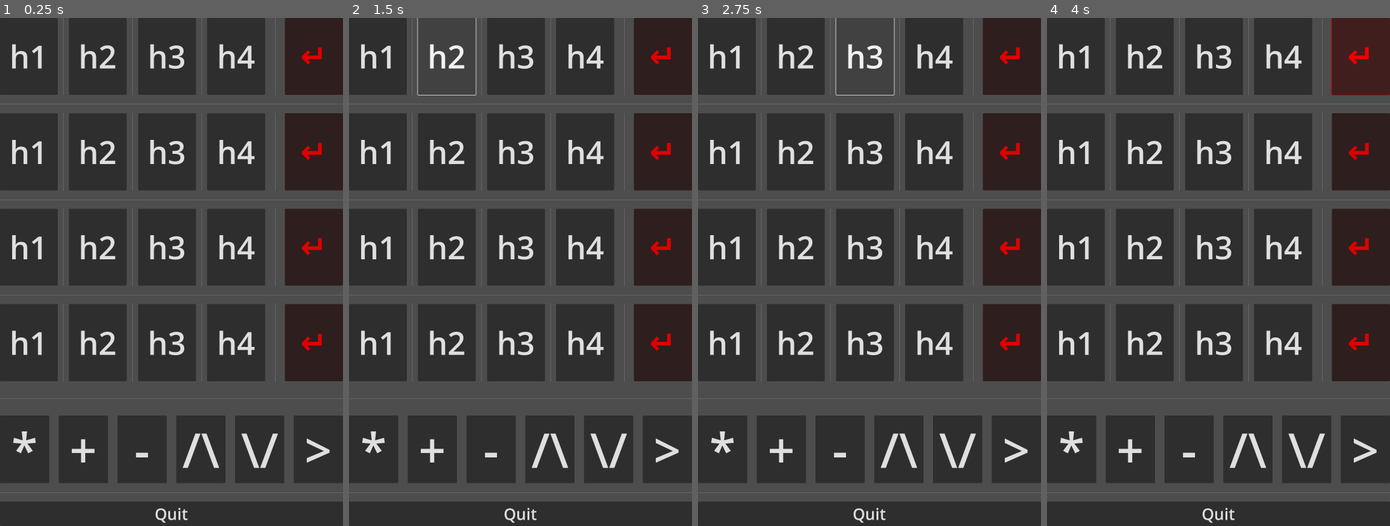
Above: before the commit, frames 1-4 (left to right).
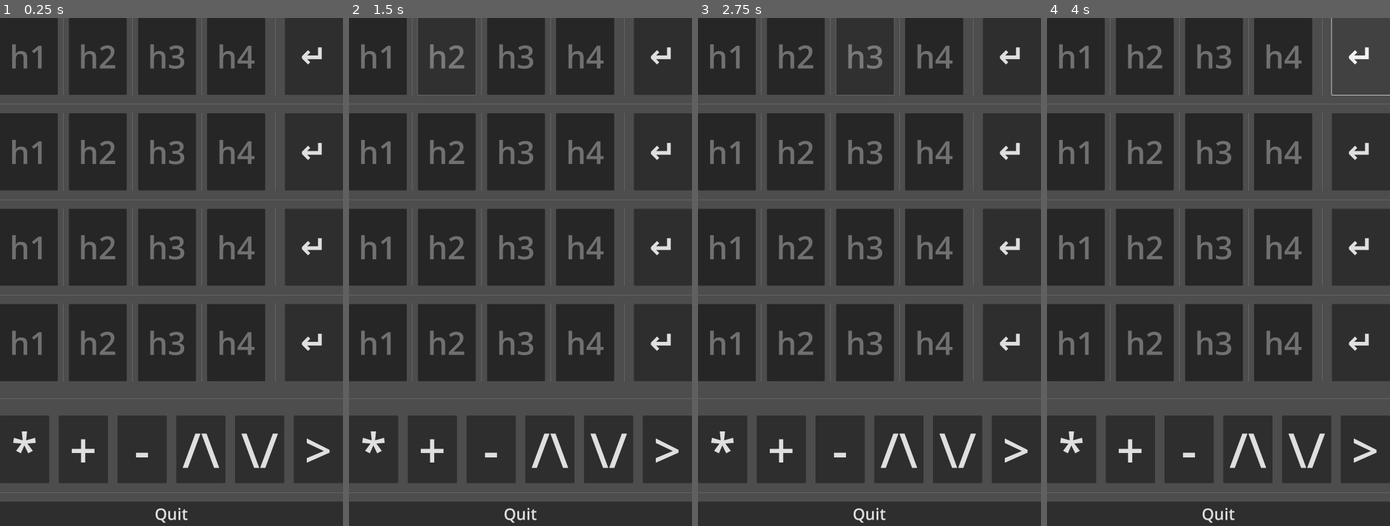
Above: after the commit, the same moments.

Repository: LibreTactile/light-launcher
Game: Godot game, scene res://scenes/home.tscn
Same seed, same stepped clock (60 frames per second), same inputs: the game is played once before the commit and once after it.
Inputs:
- Up to frame 1 (0.25 s): no input
- Up to frame 2 (1.5 s): click "h1" at 0.5 s; click "h2" at 1.25 s
- Up to frame 3 (2.75 s): click "h3" at 2 s
- Up to frame 4 (4 s): click "h4" at 2.75 s; click "↵" at 3.5 s

The runs differ from the first frame. In frame 1, 3.7% of the frame differs, in the area x 3-94%, y 5-67%; in frame 2, 3.9%; in frame 3, 3.9%; in frame 4, 6.2%, in the area x 3-100%, y 0-67%.

Commit message:
[feat] PULSATING vibration state for row elements

Diff:
--- a/scenes/prefabs/TOMAT_UIelement_row.tscn
+++ b/scenes/prefabs/TOMAT_UIelement_row.tscn
@@ -11,6 +11,7 @@
 size_flags_horizontal = 3
 theme_override_font_sizes/font_size = 100
 text = "h1"
+script = ExtResource("1_smu3l")
 
 [node name="VSeparator2" type="VSeparator" parent="."]
 layout_mode = 2
@@ -23,6 +24,7 @@
 size_flags_horizontal = 3
 theme_override_font_sizes/font_size = 100
 text = "h2"
+script = ExtResource("1_smu3l")
 
 [node name="VSeparator3" type="VSeparator" parent="."]
 layout_mode = 2
@@ -35,6 +37,7 @@
 size_flags_horizontal = 3
 theme_override_font_sizes/font_size = 100
 text = "h3"
+script = ExtResource("1_smu3l")
 
 [node name="VSeparator4" type="VSeparator" parent="."]
 layout_mode = 2
@@ -47,6 +50,7 @@
 size_flags_horizontal = 3
 theme_override_font_sizes/font_size = 100
 text = "h4"
+script = ExtResource("1_smu3l")
 
 [node name="VSeparator" type="VSeparator" parent="."]
 layout_mode = 2
@@ -59,4 +63,3 @@
 size_flags_horizontal = 3
 theme_override_font_sizes/font_size = 100
 text = "↵"
-script = ExtResource("1_smu3l")
--- a/scripts/btn_rowElement.gd
+++ b/scripts/btn_rowElement.gd
@@ -4,12 +4,16 @@
 enum ButtonState {INACTIVE, ACTIVE, PULSATING}
 
 # Button properties
-var button_state = ButtonState.PULSATING
+var button_state = ButtonState.INACTIVE
 var is_vibrating = false
+var is_pulsating = false
 var vibration_timer = null
 var pulse_on_time = 0.2
-var pulse_off_time = 0.5
+var pulse_off_time = 0.2
 var active_touches = {}  # Track all active touches and their inside status
+var current_pulse_cycle = 0.0
+var total_pulse_duration = 0.0
+
 # Called when the node enters the scene tree for the first time
 func _ready():
 	vibration_timer = Timer.new()
@@ -57,23 +61,35 @@
 	else:
 		_stop_vibration()
 
-# Trigger vibration based on button state
-func _trigger_vibration():
-	is_vibrating = true
-	match button_state:
-		ButtonState.ACTIVE:
-			start_continuous_vibration(50, 50,1.0)
-		ButtonState.INACTIVE:
-			pass
-		ButtonState.PULSATING:
-			start_pulsating_vibration()
-
 # Start continuous vibration pattern
-func start_continuous_vibration(duration_ms, interval_ms,amplitude):
+func start_continuous_vibration(duration_ms, interval_ms, amplitude):
 	if vibration_timer.is_stopped():
 		vibration_timer.wait_time = interval_ms / 1000.0
 		vibration_timer.start()
-	Input.vibrate_handheld(duration_ms,amplitude)
+	Input.vibrate_handheld(duration_ms, amplitude)
+
+# Start pulsating vibration with specific behavior
+func start_pulsating_vibration():
+	is_vibrating = true
+	is_pulsating = true
+	current_pulse_cycle = 0.0
+	total_pulse_duration = 0.0
+
+	# Initial vibration
+	_pulse_vibrate()
+
+	# Start timer to manage pulse cycles
+	vibration_timer.wait_time = 0.05  # Check every 50ms
+	vibration_timer.start()
+
+# Pulse vibration function
+func _pulse_vibrate():
+	# Vibrate for short duration (50ms)
+	Input.vibrate_handheld(50)
+
+# Helper function for float comparison
+func _is_approx_zero(value: float) -> bool:
+	return abs(value) < 0.001
 
 # Handle vibration timer timeout
 func _on_vibration_timer_timeout():
@@ -82,34 +98,60 @@
 
 	match button_state:
 		ButtonState.ACTIVE:
-			start_continuous_vibration(50, 50,1.0)
+			# Continuous vibration - just keep vibrating every interval
+			Input.vibrate_handheld(50, 1.0)
+			vibration_timer.start()  # Restart timer immediately
+
 		ButtonState.INACTIVE:
 			pass
+
 		ButtonState.PULSATING:
-			# Existing pulsating logic
-			if is_vibrating:
-				Input.vibrate_handheld(300)
-				vibration_timer.wait_time = pulse_on_time
+			# Pulsating behavior remains unchanged
+			if _is_approx_zero(current_pulse_cycle) or fmod(current_pulse_cycle, 0.05) < 0.001:
+				_pulse_vibrate()
+
+			current_pulse_cycle += 0.05
+			total_pulse_duration += 0.05
+
+			if current_pulse_cycle < pulse_on_time:
+				vibration_timer.wait_time = 0.05
+				vibration_timer.start()
+			elif current_pulse_cycle < (pulse_on_time + pulse_off_time):
+				vibration_timer.wait_time = 0.05
+				vibration_timer.start()
 			else:
-				vibration_timer.wait_time = pulse_off_time
+				current_pulse_cycle = 0.0
+				_pulse_vibrate()
+				vibration_timer.wait_time = 0.05
+				vibration_timer.start()
+
+# Trigger vibration based on button state
+func _trigger_vibration():
+	is_vibrating = true
+	match button_state:
+		ButtonState.ACTIVE:
+			# For ACTIVE state, start continuous vibration immediately
+			vibration_timer.wait_time = 0.05  # 50ms interval
 			vibration_timer.start()
+			Input.vibrate_handheld(50, 1.0)  # Initial vibration
 
+		ButtonState.INACTIVE:
+			pass
+
+		ButtonState.PULSATING:
+			start_pulsating_vibration()
 # Stop vibration
 func _stop_vibration():
 	if is_vibrating:
 		is_vibrating = false
+		is_pulsating = false
 		vibration_timer.stop()
+		current_pulse_cycle = 0.0
+		total_pulse_duration = 0.0
 
 # Helper to check if touch point is inside button
 func _is_point_inside(point):
 	return get_global_rect().has_point(point)
-
-# Start pulsating vibration
-func start_pulsating_vibration():
-	is_vibrating = true
-	Input.vibrate_handheld(300)
-	vibration_timer.wait_time = pulse_on_time
-	vibration_timer.start()
 
 # Set button state
 func set_state(new_state):
Not shown, changed: export_presets.cfg
